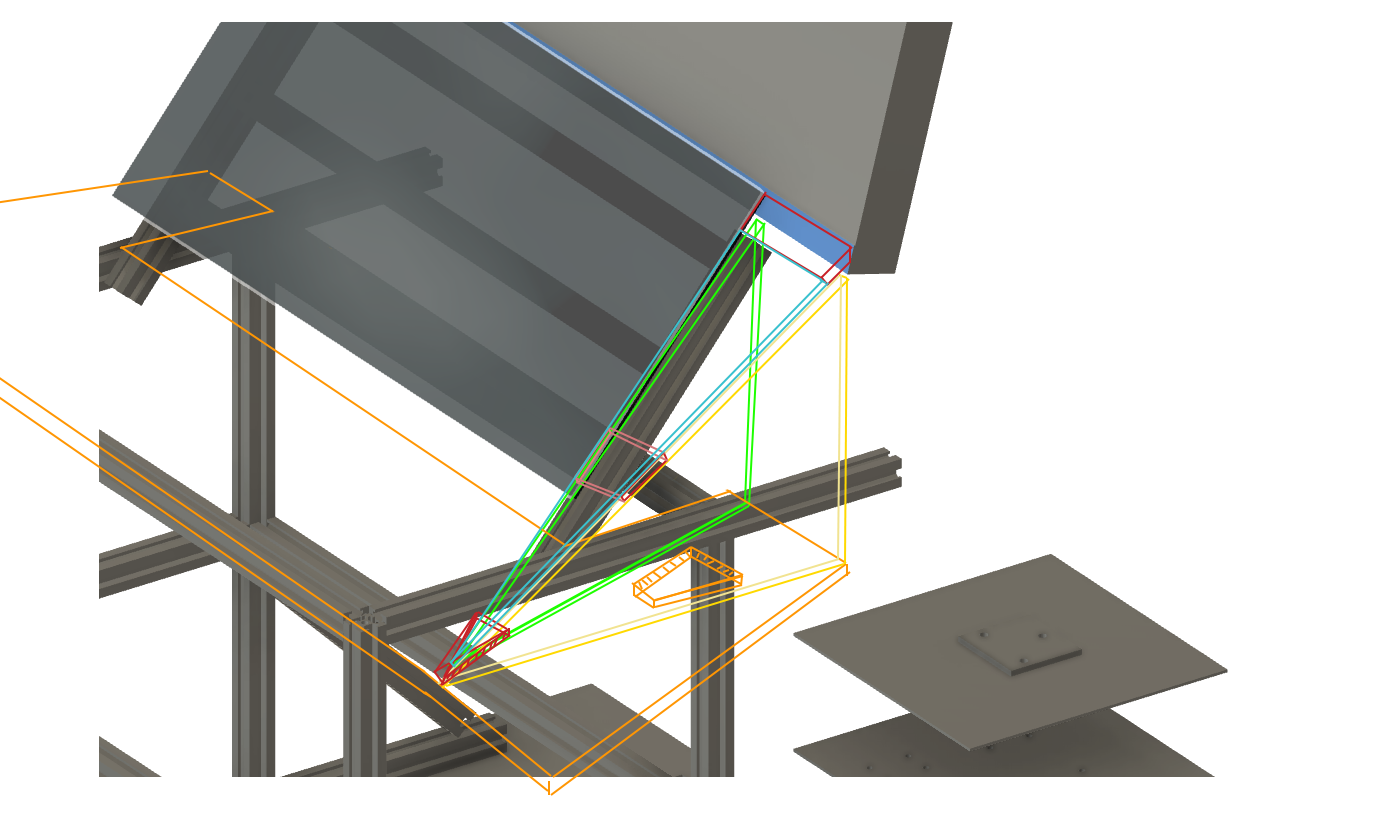
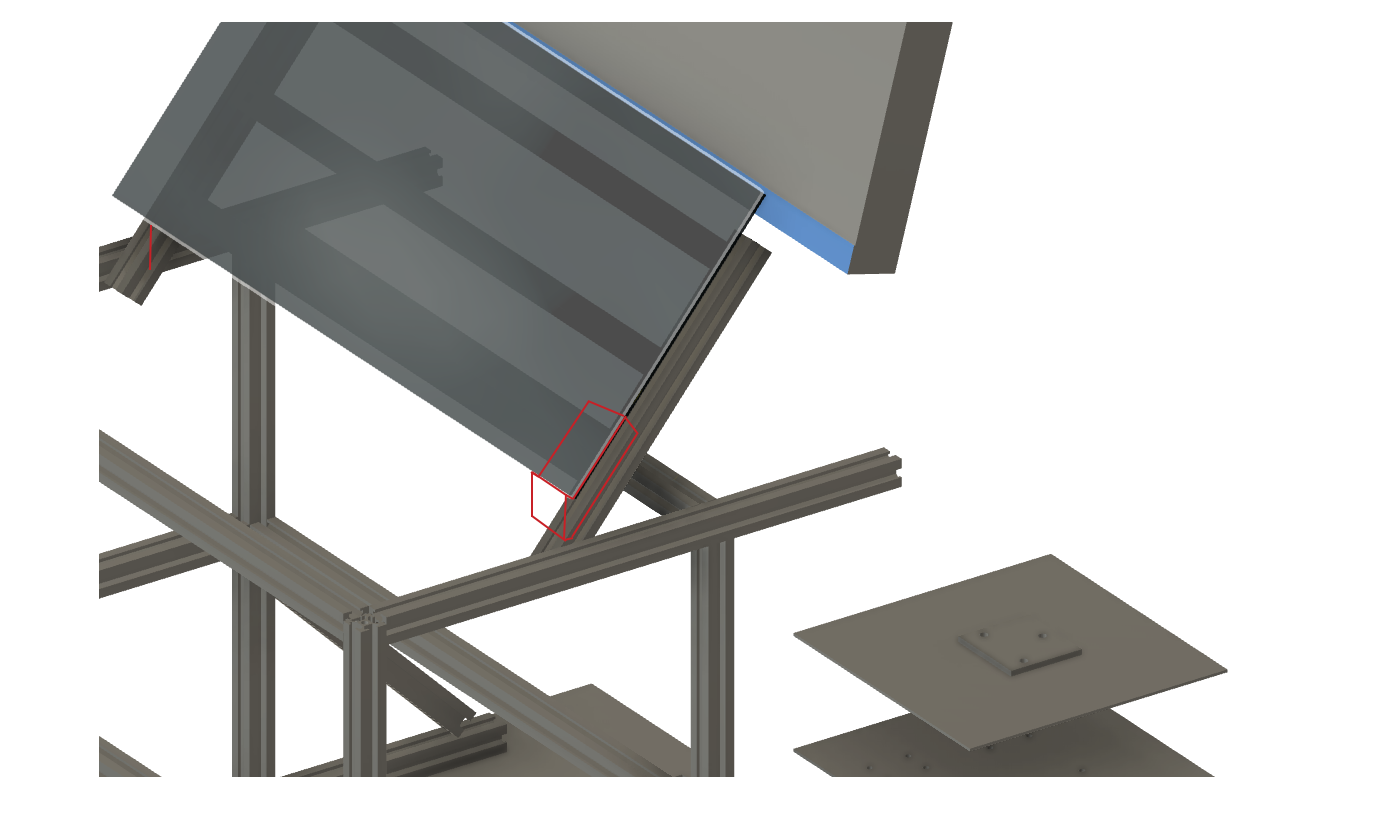
Layer changes from the first w=1381, h=818 image to the second:
hid "Triangle_mechanism_A_2" over (449, 228, 830, 668)
hid "Triangle_mechanism_supp_2" over (433, 191, 853, 686)
hid "Triangle_mechanism_B" (1st of 2) over (437, 274, 850, 690)
hid "Base_arclic_A" over (0, 170, 851, 796)
hid "Triangle_mechanism_C" over (447, 218, 766, 669)
added layer "touch_area_front_support2" above "touch_area_front_support" over (149, 225, 639, 542)
